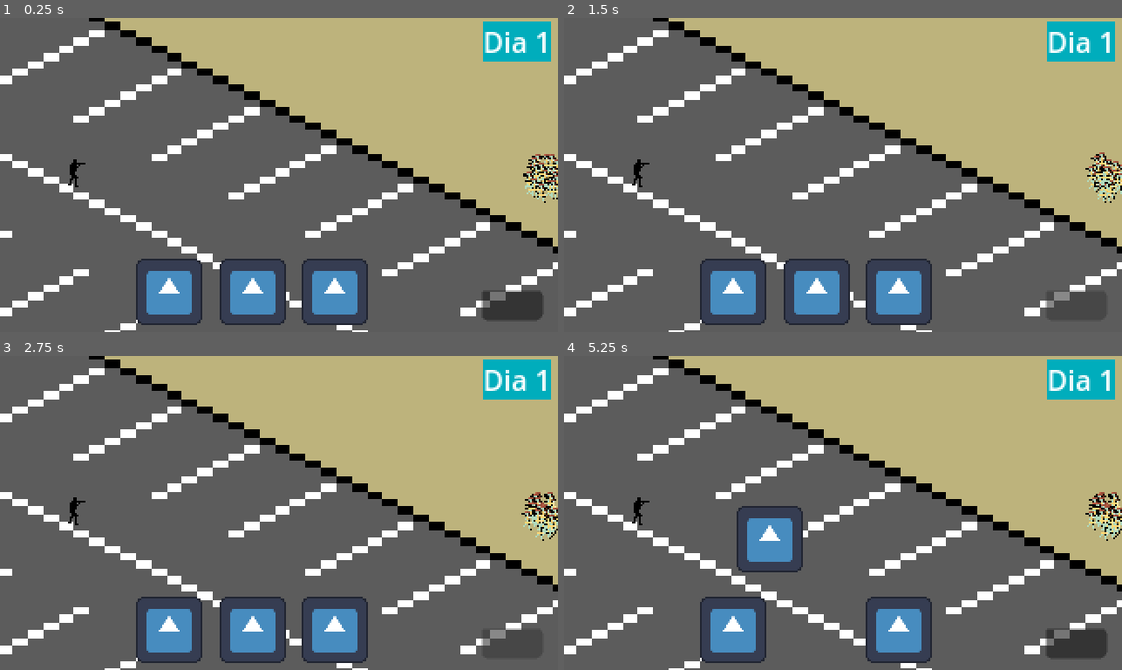
Above: before the commit, frames 1-4 (two rows, left to right).
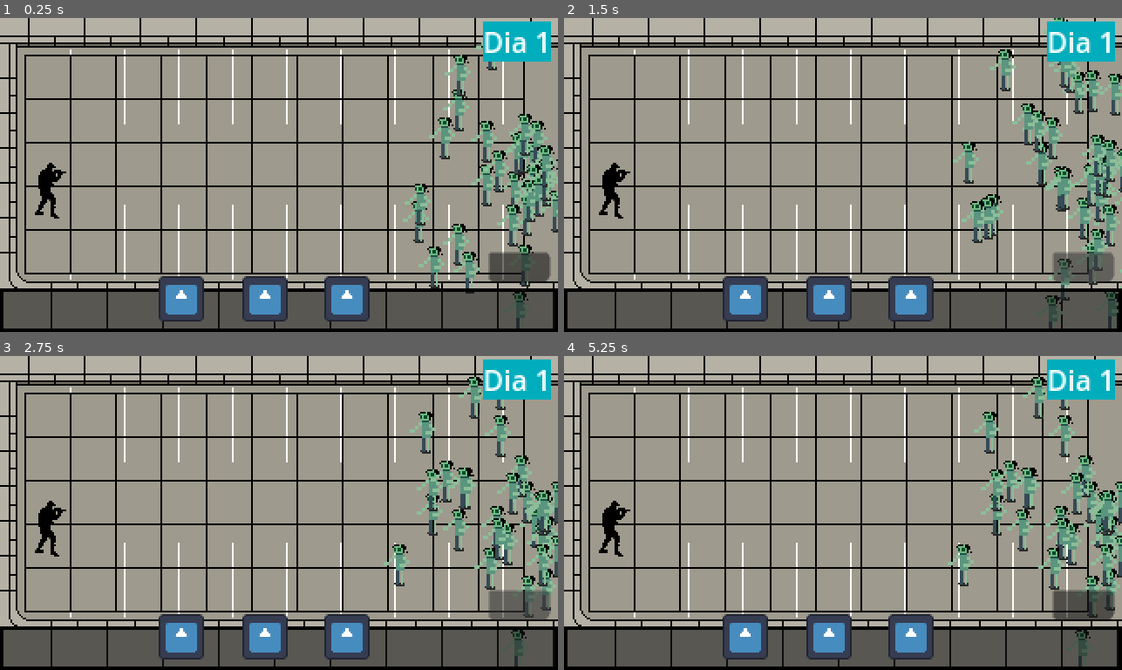
Above: after the commit, the same moments.

Repository: NatanaelSantos2/JogoZumbie
Game: Godot game, scene res://main.tscn
Same seed, same stepped clock (60 frames per second), same inputs: the game is played once before the commit and once after it. The engine's default icon, where the game draws it, is replaced by a stand-in: a white triangle on a blue panel in a dark square.
Inputs (mouse positions are in pixels of both pictures, inside the frame that each line leads up to; where the layout moved, square brackets give the same spot in the first picture):
- Up to frame 1 (0.25 s): no input
- Up to frame 2 (1.5 s): click (1082, 266) [1077, 303] at 0.5 s; click (1082, 266) [1077, 303] at 1.25 s
- Up to frame 3 (2.75 s): click (518, 604) [513, 641] at 2 s
- Up to frame 4 (5.25 s): tap Enter at 2.75, 4.25 s; move the mouse to (965, 497) at 2.77 s; click (965, 497) at 2.92 s; tap Space at 3.5, 5 s; drag from (731, 528) to (815, 575) at 3.52 s; move the mouse to (898, 443) at 4.27 s; click (898, 443) at 4.42 s; drag from (815, 575) to (675, 465) at 5.02 s

The runs differ from the first frame. In frame 1, 89% of the frame differs, in the area x 0-100%, y 0-100%; in frame 2, 89%; in frame 3, 89%; in frame 4, 90%.

Commit message:
Nova arte

Diff:
--- a/Scene/control.tscn
+++ b/Scene/control.tscn
@@ -1,8 +1,16 @@
-[gd_scene load_steps=4 format=3 uid="uid://dsgbd8bt25dm"]
+[gd_scene load_steps=5 format=3 uid="uid://dsgbd8bt25dm"]
 
 [ext_resource type="Script" uid="uid://wjtojwl21dr1" path="res://Script/card_1.gd" id="1_0ve60"]
 [ext_resource type="Texture2D" uid="uid://cyb2i623jlxf5" path="res://icon.svg" id="2_20xco"]
 [ext_resource type="PackedScene" uid="uid://dqp4b66aor6fv" path="res://Scene/torre.tscn" id="2_l7dqm"]
+
+[sub_resource type="StyleBoxFlat" id="StyleBoxFlat_l7dqm"]
+bg_color = Color(0.0862745, 0.0862745, 0.0862745, 0.580392)
+border_width_left = 2
+border_width_top = 2
+border_width_right = 2
+border_width_bottom = 2
+border_color = Color(0, 0, 0, 1)
 
 [node name="Control" type="Control"]
 layout_mode = 3
@@ -14,11 +22,21 @@
 
 [node name="CanvasLayer" type="CanvasLayer" parent="."]
 
+[node name="Panel" type="Panel" parent="CanvasLayer"]
+anchors_preset = 12
+anchor_top = 1.0
+anchor_right = 1.0
+anchor_bottom = 1.0
+offset_top = -25.0
+grow_horizontal = 2
+grow_vertical = 0
+theme_override_styles/panel = SubResource("StyleBoxFlat_l7dqm")
+
 [node name="Cards" type="Node2D" parent="CanvasLayer"]
 
 [node name="card1" type="Node2D" parent="CanvasLayer/Cards"]
-position = Vector2(97, 157)
-scale = Vector2(0.3, 0.3)
+position = Vector2(104, 161)
+scale = Vector2(0.2, 0.2)
 script = ExtResource("1_0ve60")
 construction_scene = ExtResource("2_l7dqm")
 
@@ -26,8 +44,8 @@
 texture = ExtResource("2_20xco")
 
 [node name="card2" type="Node2D" parent="CanvasLayer/Cards"]
-position = Vector2(145, 157)
-scale = Vector2(0.3, 0.3)
+position = Vector2(152, 161)
+scale = Vector2(0.2, 0.2)
 script = ExtResource("1_0ve60")
 construction_scene = ExtResource("2_l7dqm")
 
@@ -35,8 +53,8 @@
 texture = ExtResource("2_20xco")
 
 [node name="card3" type="Node2D" parent="CanvasLayer/Cards"]
-position = Vector2(192, 157)
-scale = Vector2(0.3, 0.3)
+position = Vector2(199, 161)
+scale = Vector2(0.2, 0.2)
 script = ExtResource("1_0ve60")
 construction_scene = ExtResource("2_l7dqm")
 
--- a/Scene/zumbie.tscn
+++ b/Scene/zumbie.tscn
@@ -1,14 +1,15 @@
 [gd_scene load_steps=4 format=3 uid="uid://djaxbm0qo30wc"]
 
 [ext_resource type="Script" uid="uid://cdd424fg7e3ce" path="res://Script/zumbie.gd" id="1_b8dsm"]
-[ext_resource type="Texture2D" uid="uid://dde60v4qmvgp2" path="res://Assets/Sprite2D/Zumb.png" id="2_n7sxw"]
+[ext_resource type="Texture2D" uid="uid://d2kk0hh2rb2oy" path="res://Sprite-0005.png" id="2_b8dsm"]
 
 [sub_resource type="CircleShape2D" id="CircleShape2D_b8dsm"]
-radius = 4.0
+radius = 5.0
 
 [node name="Zumbie" type="CharacterBody2D" groups=["zumbis"]]
+z_index = 1
 script = ExtResource("1_b8dsm")
-velocidade = 100.0
+velocidade = 50.0
 
 [node name="Collision" type="CollisionShape2D" parent="."]
 shape = SubResource("CircleShape2D_b8dsm")
@@ -17,8 +18,8 @@
 debug_enabled = true
 
 [node name="Sprite" type="Sprite2D" parent="."]
-scale = Vector2(0.01, 0.01)
-texture = ExtResource("2_n7sxw")
+scale = Vector2(0.4, 0.4)
+texture = ExtResource("2_b8dsm")
 
 [node name="Timer" type="Timer" parent="."]
 wait_time = 2.0
--- a/Script/spawn.gd
+++ b/Script/spawn.gd
@@ -4,7 +4,7 @@
 @onready var spawn: Node2D = $"."
 
 @export var quantidade_spawn: int = 5
-@export var raio_spawn: float = 10.0
+@export var raio_spawn: float = 90.0
 
 func _ready():
 	spawn_enemy()
--- a/main.tscn
+++ b/main.tscn
@@ -1,29 +1,28 @@
-[gd_scene load_steps=8 format=3 uid="uid://dhqh7qafv3qu8"]
+[gd_scene load_steps=9 format=3 uid="uid://dhqh7qafv3qu8"]
 
 [ext_resource type="Script" uid="uid://dou8xgs4503i8" path="res://Script/spawn.gd" id="2_0xm2m"]
 [ext_resource type="PackedScene" uid="uid://djaxbm0qo30wc" path="res://Scene/zumbie.tscn" id="3_h2yge"]
 [ext_resource type="PackedScene" uid="uid://dsgbd8bt25dm" path="res://Scene/control.tscn" id="4_1bvp3"]
 [ext_resource type="Texture2D" uid="uid://qp2jkctxt54s" path="res://Assets/Sprite2D/Player.png" id="4_lquwl"]
 [ext_resource type="Script" uid="uid://bp4maygouvbkc" path="res://Script/button.gd" id="6_7mycd"]
-[ext_resource type="Texture2D" uid="uid://dm3aj22utks6i" path="res://Teste.png" id="7_272bh"]
+[ext_resource type="Texture2D" uid="uid://dhne8ty16axut" path="res://Estacionamento.png" id="6_272bh"]
+[ext_resource type="Texture2D" uid="uid://caly4fpa5ovas" path="res://Grid.png" id="7_272bh"]
 
 [sub_resource type="StyleBoxFlat" id="StyleBoxFlat_7mycd"]
 bg_color = Color(0, 0.678865, 0.738374, 1)
 
 [node name="Main" type="Node2D"]
 
-[node name="Teste" type="Sprite2D" parent="."]
-position = Vector2(308, 29)
-scale = Vector2(4.425, 4.425)
-texture = ExtResource("7_272bh")
+[node name="Sprite2D" type="Sprite2D" parent="."]
+position = Vector2(160, 90)
+texture = ExtResource("6_272bh")
 
 [node name="Camera" type="Camera2D" parent="."]
 position = Vector2(160, 90)
-scale = Vector2(1.1, 1.1)
 
 [node name="Player" type="Sprite2D" parent="."]
-position = Vector2(44, 89)
-scale = Vector2(0.002, 0.002)
+position = Vector2(31, 99)
+scale = Vector2(0.004, 0.004)
 texture = ExtResource("4_lquwl")
 flip_h = true
 
@@ -36,13 +35,25 @@
 [node name="Slots" type="Node2D" parent="."]
 
 [node name="Slot1" type="Node2D" parent="Slots" groups=["slots"]]
-position = Vector2(119, 33)
+position = Vector2(79, 34)
 
 [node name="Slot2" type="Node2D" parent="Slots" groups=["slots"]]
-position = Vector2(118, 112)
+position = Vector2(78, 60)
 
 [node name="Slot3" type="Node2D" parent="Slots" groups=["slots"]]
-position = Vector2(207, 45)
+position = Vector2(79, 84)
+
+[node name="Slot4" type="Node2D" parent="Slots" groups=["slots"]]
+position = Vector2(78, 110)
+
+[node name="Slot5" type="Node2D" parent="Slots" groups=["slots"]]
+position = Vector2(78, 133)
+
+[node name="Slot6" type="Node2D" parent="Slots" groups=["slots"]]
+position = Vector2(104, 34)
+
+[node name="Slot7" type="Node2D" parent="Slots"]
+position = Vector2(131, 33)
 
 [node name="Control" parent="." instance=ExtResource("4_1bvp3")]
 offset_left = 40.0
@@ -51,13 +62,15 @@
 offset_bottom = -256.0
 
 [node name="Button" type="Button" parent="."]
-offset_left = 276.0
-offset_top = 156.0
-offset_right = 311.0
-offset_bottom = 173.0
+z_index = 2
+offset_left = 280.0
+offset_top = 134.0
+offset_right = 315.0
+offset_bottom = 151.0
 script = ExtResource("6_7mycd")
 
 [node name="Label" type="Label" parent="."]
+z_index = 2
 offset_left = 277.0
 offset_top = 2.0
 offset_right = 316.0
@@ -65,4 +78,8 @@
 theme_override_styles/normal = SubResource("StyleBoxFlat_7mycd")
 text = "Dia 1"
 
+[node name="Sprite2D2" type="Sprite2D" parent="."]
+position = Vector2(160, 67)
+texture = ExtResource("7_272bh")
+
 [connection signal="pressed" from="Button" to="Button" method="_on_pressed"]
Binary file added: Estacionamento.png
Not shown, added: Estacionamento.png.import
Binary file added: Grid.png
Not shown, changed: Grid.png.import
Binary file added: Sprite-0005.png
Not shown, added: Sprite-0005.png.import
Binary file removed: Teste.png
